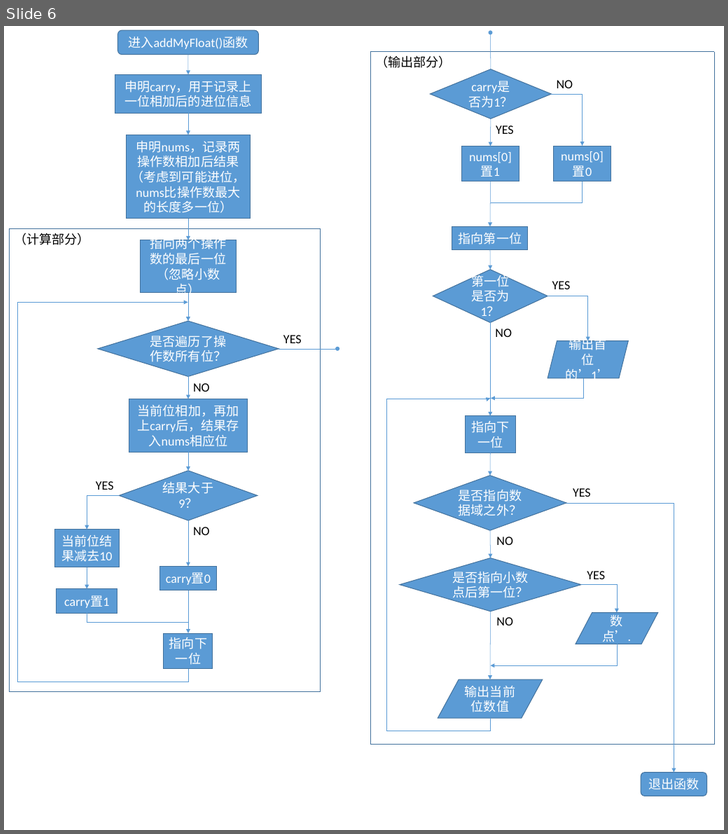
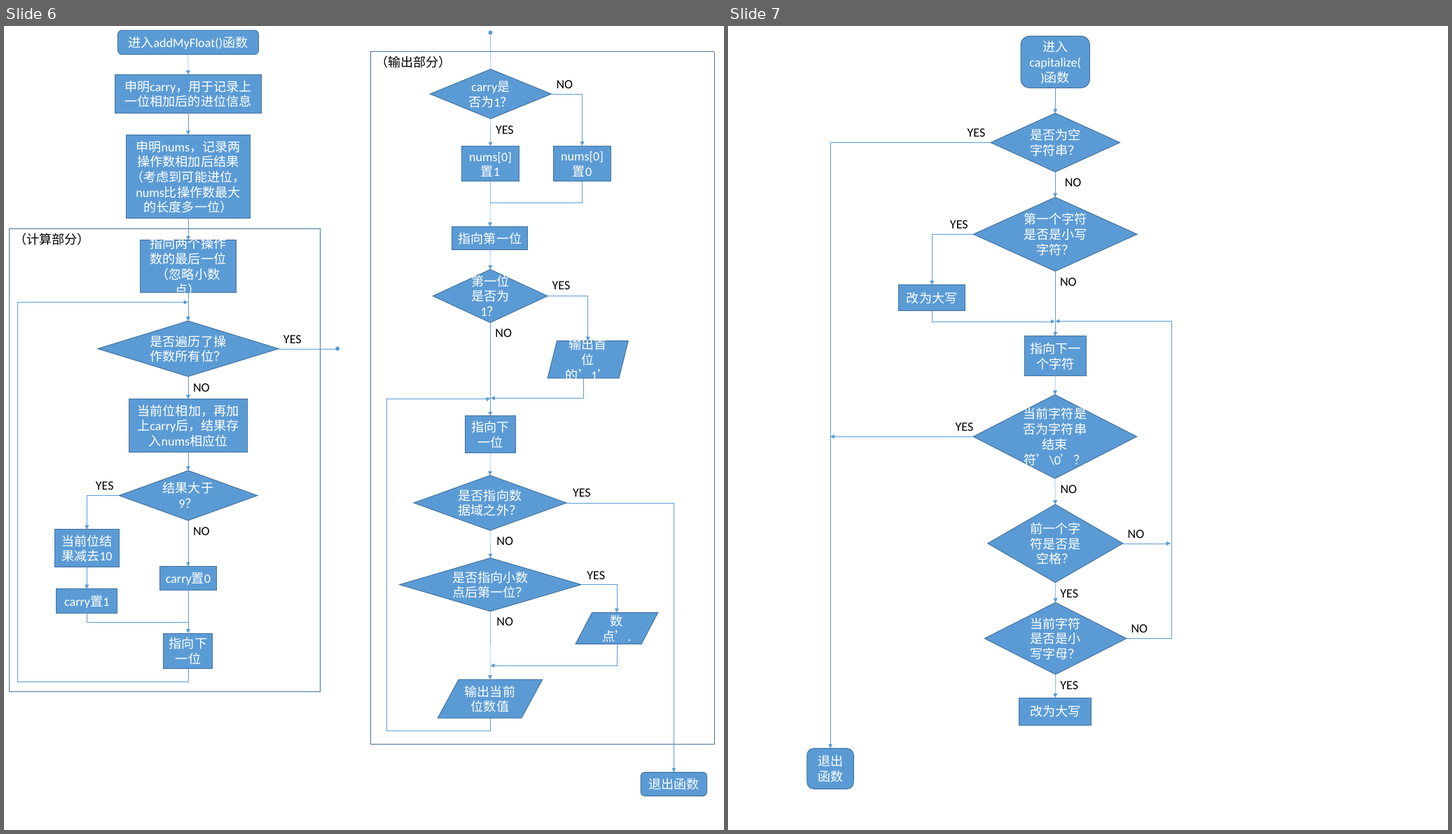
Before and after one commit to smdsbz/homework, a slide deck: C/流程图.pptx. Shown side by side, each under a label of ours: slide 6 before the commit, slides 6 and 7 after it. The pictures are 728x834 and 1452x834 pixels, drawn with LibreOffice and Linux fonts; fonts in the diff are those of the drawing. Boxes give left, top, right and bottom in pixels: in the first picture for what was removed or moved away, otherwise in the second. Text is boxed around its words. In the diff, an @@ line names an element or a change of style, - is before the commit and + after.

```diff
--- a/C/流程图.pptx
+++ b/C/流程图.pptx
@@ slide 7 added at (728,26,1448,830), background #FFFFFF @@
@@ rounded rectangle added at (1021,36,1090,88), fill #5B9BD5, outline #43739E 1 pt, 18 pt, text #FFFFFF @@
+进入capitalize()函数
@@ arrow added from (1055, 88) to (1055, 113), #5B9BD5 0.5 pt @@
@@ text added at (967,128,986,137), 18 pt, text #000000 @@
+YES
@@ diamond added at (990,113,1119,172), fill #5B9BD5, outline #43739E 1 pt, 18 pt, text #FFFFFF @@
+是否为空字符串？
@@ elbow arrow added from (990, 142) to (830, 748), #5B9BD5 0.5 pt @@
@@ arrow added from (1055, 172) to (1055, 198), #5B9BD5 0.5 pt @@
@@ text added at (1065,178,1082,186), 18 pt, text #000000 @@
+NO
@@ diamond added at (973,198,1137,271), fill #5B9BD5, outline #43739E 1 pt, 18 pt, text #FFFFFF @@
+第一个字符是否是小写字符？
@@ elbow arrow added from (973, 234) to (932, 285), #5B9BD5 0.5 pt @@
@@ text added at (950,220,968,228), 18 pt, text #000000 @@
+YES
@@ arrow added from (1055, 271) to (1055, 336), #5B9BD5 0.5 pt @@
@@ text added at (1060,277,1077,286), 18 pt, text #000000 @@
+NO
@@ rectangle added at (899,285,965,311), fill #5B9BD5, outline #43739E 1 pt, 18 pt, text #FFFFFF @@
+改为大写
@@ elbow arrow added from (932, 311) to (1055, 321), #5B9BD5 0.5 pt @@
@@ rectangle added at (1024,336,1086,375), fill #5B9BD5, outline #43739E 1 pt, 18 pt, text #FFFFFF @@
+指向下一个字符
@@ elbow arrow added from (1126, 638) to (1055, 321), #5B9BD5 0.5 pt @@
@@ arrow added from (1055, 375) to (1055, 395), #5B9BD5 0.5 pt @@
@@ diamond added at (973,395,1137,478), fill #5B9BD5, outline #43739E 1 pt, 18 pt, text #FFFFFF @@
+当前字符是否为字符串结束符’\0’？
@@ text added at (955,422,974,431), 18 pt, text #000000 @@
+YES
@@ arrow added from (973, 436) to (830, 436), #5B9BD5 0.5 pt @@
@@ arrow added from (1055, 478) to (1055, 504), #5B9BD5 0.5 pt @@
@@ text added at (1060,484,1077,493), 18 pt, text #000000 @@
+NO
@@ diamond added at (988,504,1123,582), fill #5B9BD5, outline #43739E 1 pt, 18 pt, text #FFFFFF @@
+前一个字符是否是空格？
@@ text added at (1128,529,1144,538), 18 pt, text #000000 @@
+NO
@@ arrow added from (1123, 543) to (1170, 543), #5B9BD5 0.5 pt @@
@@ arrow added from (1055, 582) to (1055, 602), #5B9BD5 0.5 pt @@
@@ text added at (1060,589,1078,597), 18 pt, text #000000 @@
+YES
@@ diamond added at (985,602,1126,674), fill #5B9BD5, outline #43739E 1 pt, 18 pt, text #FFFFFF @@
+当前字符是否是小写字母？
@@ text added at (1131,624,1148,632), 18 pt, text #000000 @@
+NO
@@ arrow added from (1055, 674) to (1055, 697), #5B9BD5 0.5 pt @@
@@ rectangle added at (1019,697,1091,725), fill #5B9BD5, outline #43739E 1 pt, 18 pt, text #FFFFFF @@
+改为大写
@@ text added at (1060,680,1078,689), 18 pt, text #000000 @@
+YES
@@ rounded rectangle added at (807,748,853,788), fill #5B9BD5, outline #43739E 1 pt, 18 pt, text #FFFFFF @@
+退出函数
```
Also in this commit, not shown: 6 other files.
